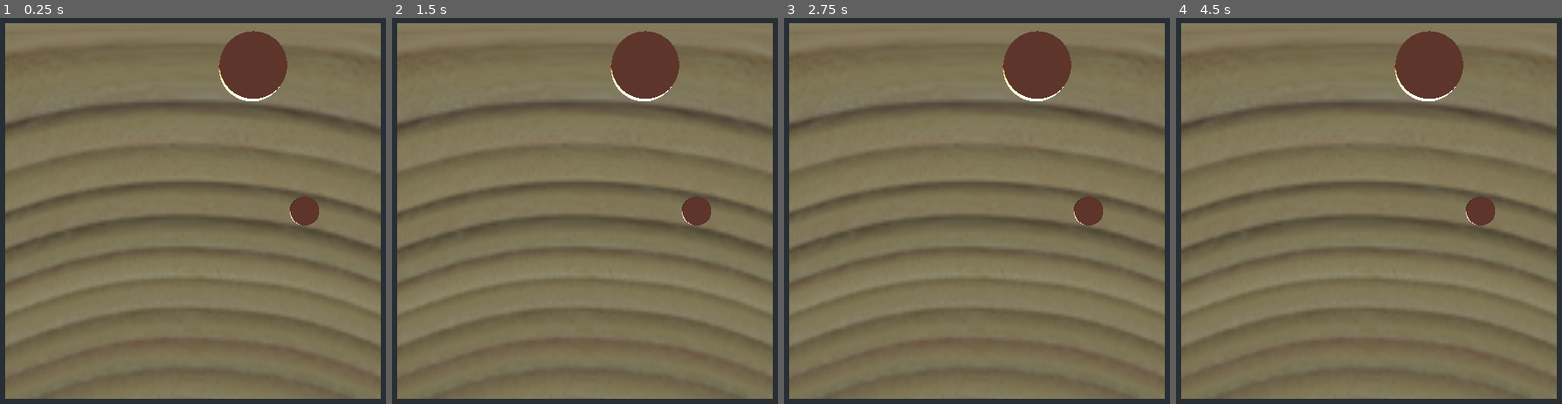
Above: before the commit, frames 1-4 (left to right).
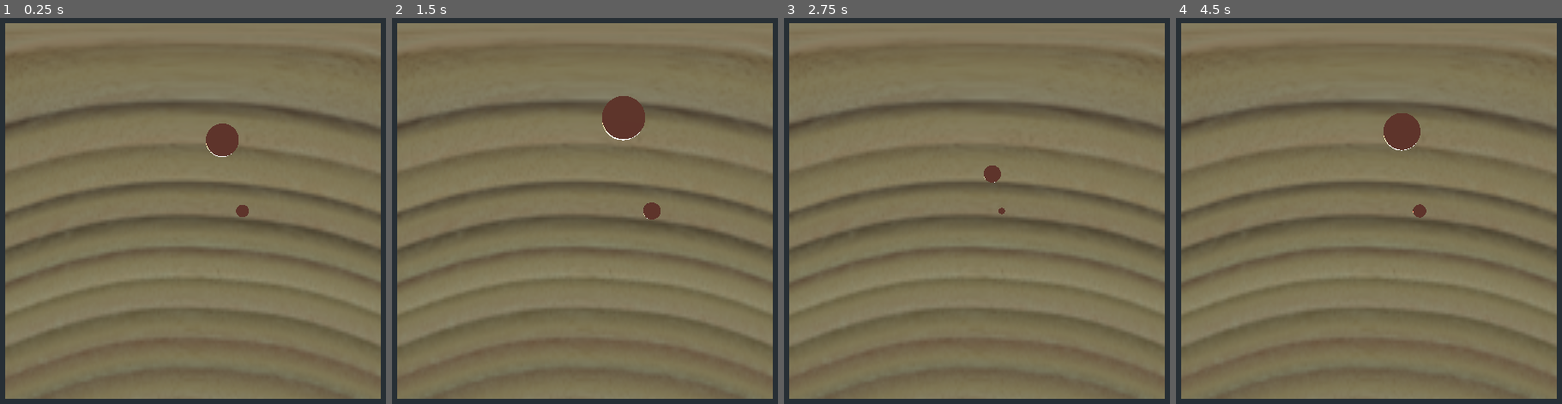
Above: after the commit, the same moments.

Repository: turulomio/gdparchis
Game: Godot game, scene res://Game4.tscn
Same seed, same stepped clock (60 frames per second), same inputs: the game is played once before the commit and once after it.
Inputs (mouse positions are in pixels of both pictures, inside the frame that each line leads up to):
- Up to frame 1 (0.25 s): no input
- Up to frame 2 (1.5 s): move the mouse to (735, 191) at 0.52 s; click (735, 191) at 0.6 s; move the mouse to (446, 230) at 1.27 s; click (446, 230) at 1.35 s
- Up to frame 3 (2.75 s): move the mouse to (1046, 122) at 2.02 s; click (1046, 122) at 2.1 s
- Up to frame 4 (4.5 s): move the mouse to (1334, 292) at 2.77 s; click (1334, 292) at 2.85 s; move the mouse to (outside the picture) at 3.52 s; click (outside the picture) at 3.6 s; move the mouse to (outside the picture) at 4.27 s; click (outside the picture) at 4.35 s

The runs differ from the first frame. In frame 1, 3.6% of the frame differs, in the area x 53-83%, y 3-54%; in frame 2, 4.1%, in the area x 54-83%, y 3-54%; in frame 3, 3.2%; in frame 4, 3.8%.

Commit message:
Added physics on click

Diff:
--- /dev/null
+++ b/Piece.gd
@@ -0,0 +1,27 @@
+extends KinematicBody
+
+
+# Declare member variables here. Examples:
+# var a = 2
+# var b = "text"
+
+var gravity : int = 800
+
+var vel : Vector3 = Vector3()
+
+onready var sprite: Sprite3D = get_node("Piece")
+
+func _physics_process(delta):
+	vel.y=-100
+	if Input.is_action_just_pressed("piece_click"):
+		vel.y=4000
+	move_and_slide(vel,Vector3.UP)
+
+# Called when the node enters the scene tree for the first time.
+func _ready():
+	pass # Replace with function body.
+
+
+# Called every frame. 'delta' is the elapsed time since the previous frame.
+#func _process(delta):
+#	pass
--- a/Piece.tscn
+++ b/Piece.tscn
@@ -1,4 +1,6 @@
-[gd_scene load_steps=4 format=2]
+[gd_scene load_steps=5 format=2]
+
+[ext_resource path="res://Piece.gd" type="Script" id=1]
 
 [sub_resource type="CylinderMesh" id=1]
 
@@ -8,6 +10,7 @@
 [sub_resource type="CylinderShape" id=3]
 
 [node name="Piece" type="KinematicBody"]
+script = ExtResource( 1 )
 
 [node name="MeshInstance" type="MeshInstance" parent="."]
 transform = Transform( 1, 0, 0, 0, 0.1, 0, 0, 0, 1, 0, 0, 0 )
--- a/project.godot
+++ b/project.godot
@@ -18,6 +18,14 @@
 
 view=false
 
+[input]
+
+piece_click={
+"deadzone": 0.5,
+"events": [ Object(InputEventMouseButton,"resource_local_to_scene":false,"resource_name":"","device":0,"alt":false,"shift":false,"control":false,"meta":false,"command":false,"button_mask":0,"position":Vector2( 0, 0 ),"global_position":Vector2( 0, 0 ),"factor":1.0,"button_index":1,"pressed":false,"doubleclick":false,"script":null)
+ ]
+}
+
 [physics]
 
 common/enable_pause_aware_picking=true
